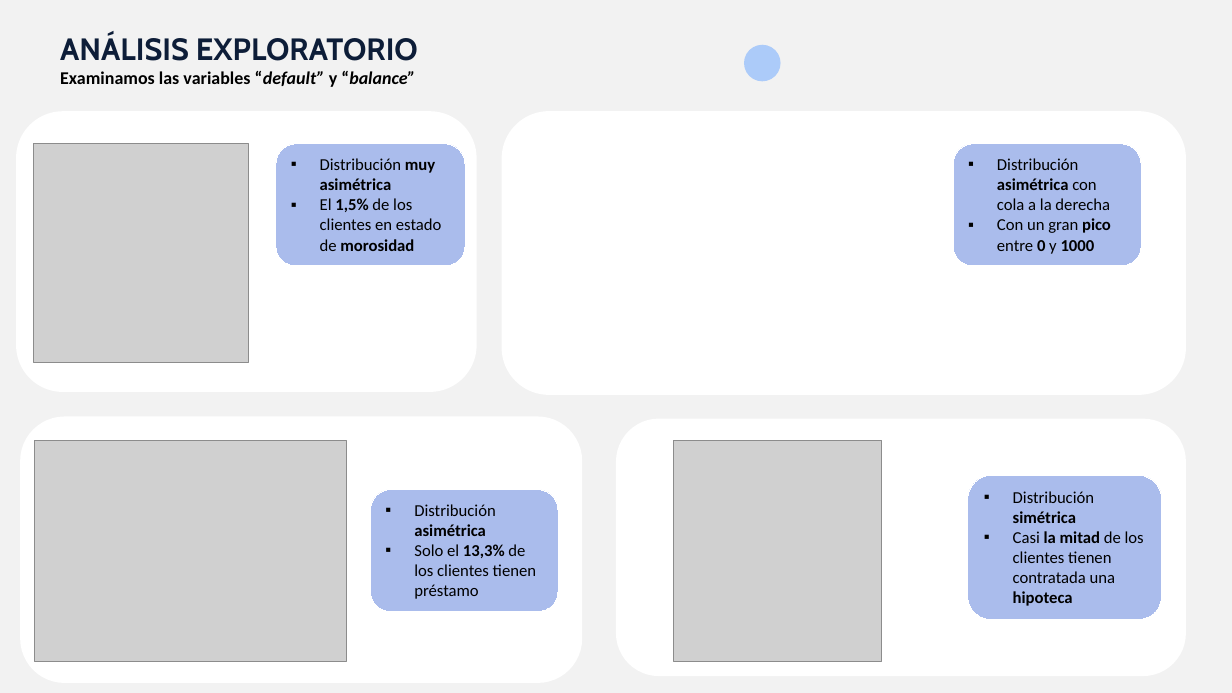
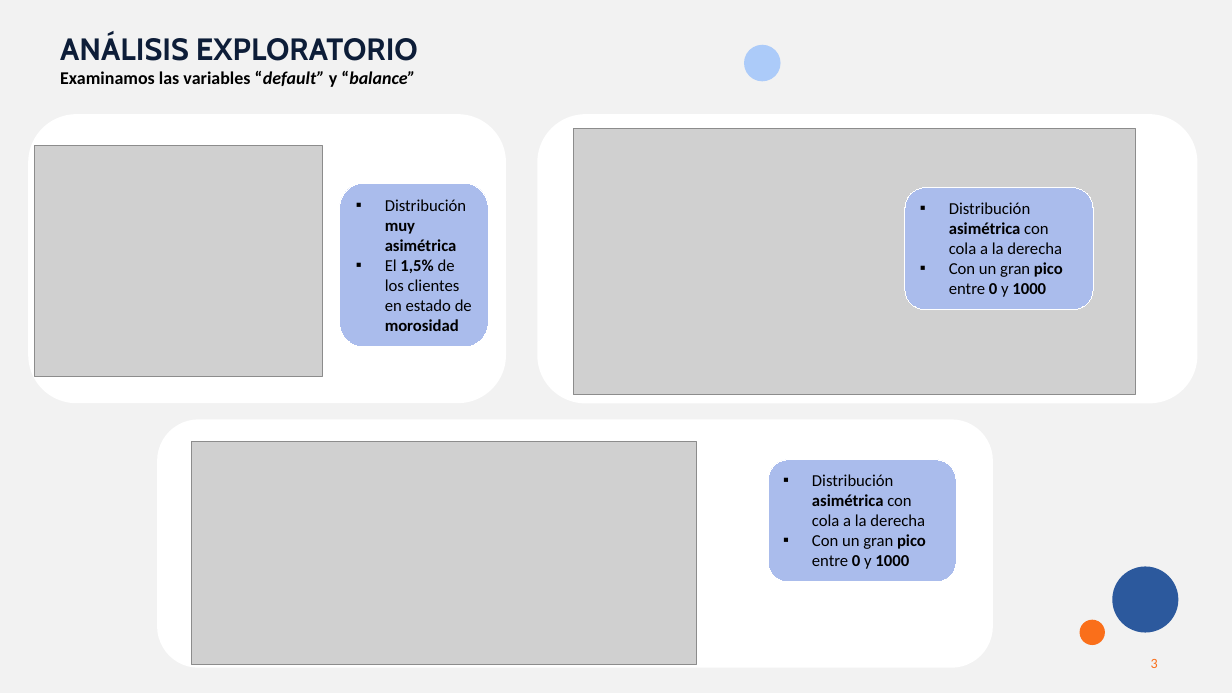
Before and after one commit to MarinaTorba/PersonalDataProrjects, a slide deck: slide 3 of Equip_B/results/S3_Presentacion_Finanzas.pptx. Drawn at 1232x693 pixels with LibreOffice and Linux fonts; fonts in the diff are those of the drawing; grey boxes stand for pictures. Boxes give left, top, right and bottom in pixels: in the first picture for what was removed or moved away, otherwise in the second. Text is boxed around its words. In the diff, an @@ line names an element or a change of style, - is before the commit and + after.

```diff
--- a/Equip_B/results/S3_Presentacion_Finanzas.pptx
+++ b/Equip_B/results/S3_Presentacion_Finanzas.pptx
@@ rounded rectangle resized from (x1=16, y1=111, x2=476, y2=392) to (x1=29, y1=115, x2=506, y2=404) @@
@@ rounded rectangle resized from (x1=502, y1=111, x2=1187, y2=395) to (x1=537, y1=115, x2=1197, y2=404) @@
@@ picture resized from (x1=34, y1=144, x2=249, y2=362) to (x1=34, y1=145, x2=322, y2=377) @@
@@ picture added at (x1=573, y1=128, x2=1135, y2=396) @@
@@ rounded rectangle "Distribución muy asimétrica" resized from (x1=275, y1=144, x2=465, y2=266) to (x1=340, y1=183, x2=489, y2=347) @@
@@ rounded rectangle "Distribución asimétrica con cola a ..." moved from (x1=953, y1=144, x2=1141, y2=266) to (x1=905, y1=188, x2=1093, y2=310) @@
@@ rounded rectangle removed at (x1=20, y1=417, x2=582, y2=683) @@
@@ picture removed at (x1=34, y1=440, x2=346, y2=661) @@
@@ rounded rectangle resized from (x1=616, y1=419, x2=1187, y2=677) to (x1=157, y1=420, x2=994, y2=668) @@
@@ picture added at (x1=191, y1=442, x2=697, y2=665) @@
@@ picture removed at (x1=674, y1=440, x2=883, y2=661) @@
@@ rounded rectangle added at (x1=768, y1=459, x2=957, y2=581), fill #AABCEC, outline #FFFFFF 0.75 pt, 13 pt, text #000000 @@
+▪ Distribución asimétrica con cola a la derecha
+▪ Con un gran pico entre 0 y 1000
@@ rounded rectangle removed at (x1=968, y1=475, x2=1162, y2=619) @@
-▪ Distribución simétrica
-▪ Casi la mitad de los clientes tienen contratada una hipoteca
@@ rounded rectangle removed at (x1=371, y1=490, x2=558, y2=612) @@
-▪ Distribución asimétrica
-▪ Solo el 13,3% de los clientes tienen préstamo
@@ ellipse added at (x1=1113, y1=567, x2=1179, y2=633), fill #2C599D @@
@@ ellipse added at (x1=1080, y1=620, x2=1104, y2=645), fill #FA6F1A @@
@@ text removed at (x1=76, y1=656, x2=144, y2=662) @@
-24/10/2024
@@ page number added at (x1=1151, y1=659, x2=1158, y2=668), 11 pt, text #FA6F1A @@
+3
```
Also in this commit, not shown: 2 other slides changed, 3 slides added, 4 slides removed, 1 other file.
